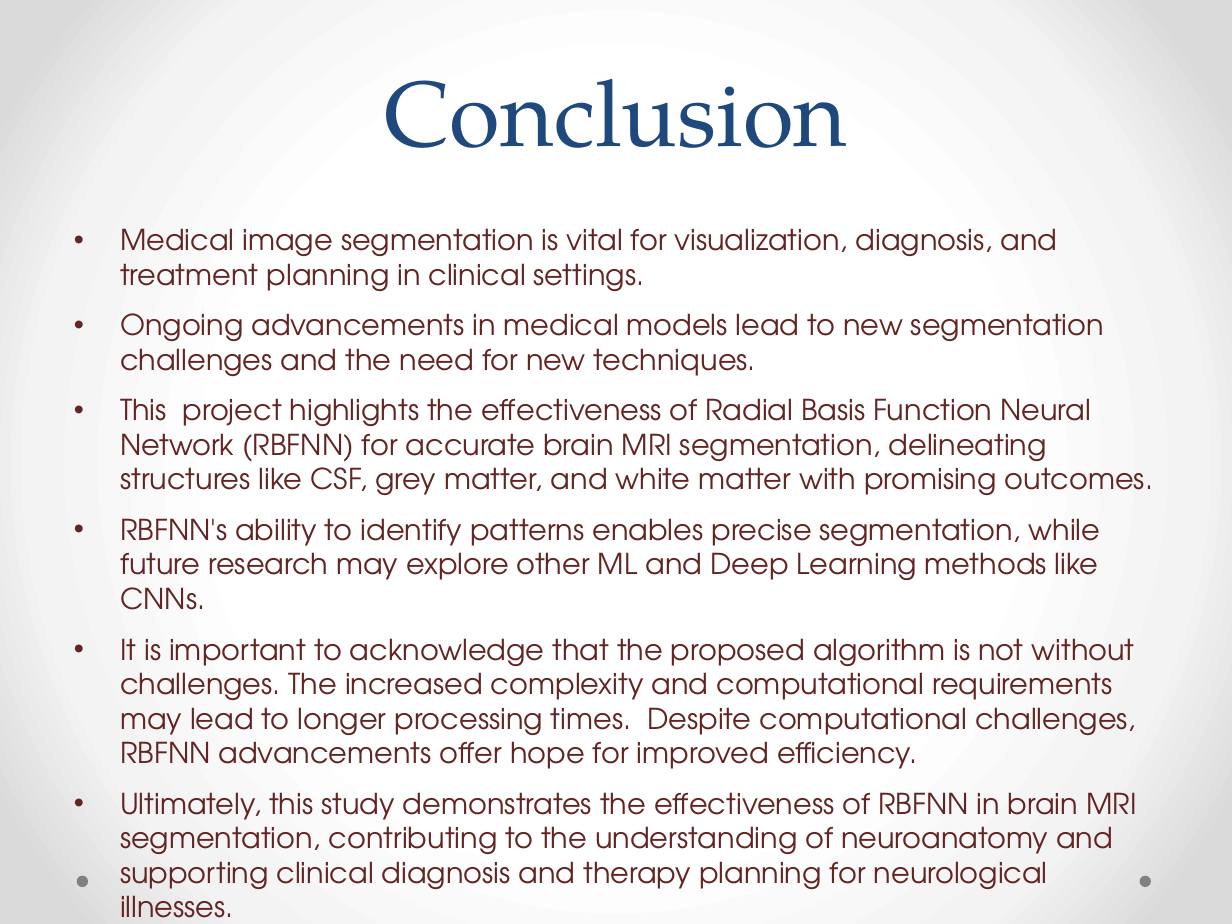
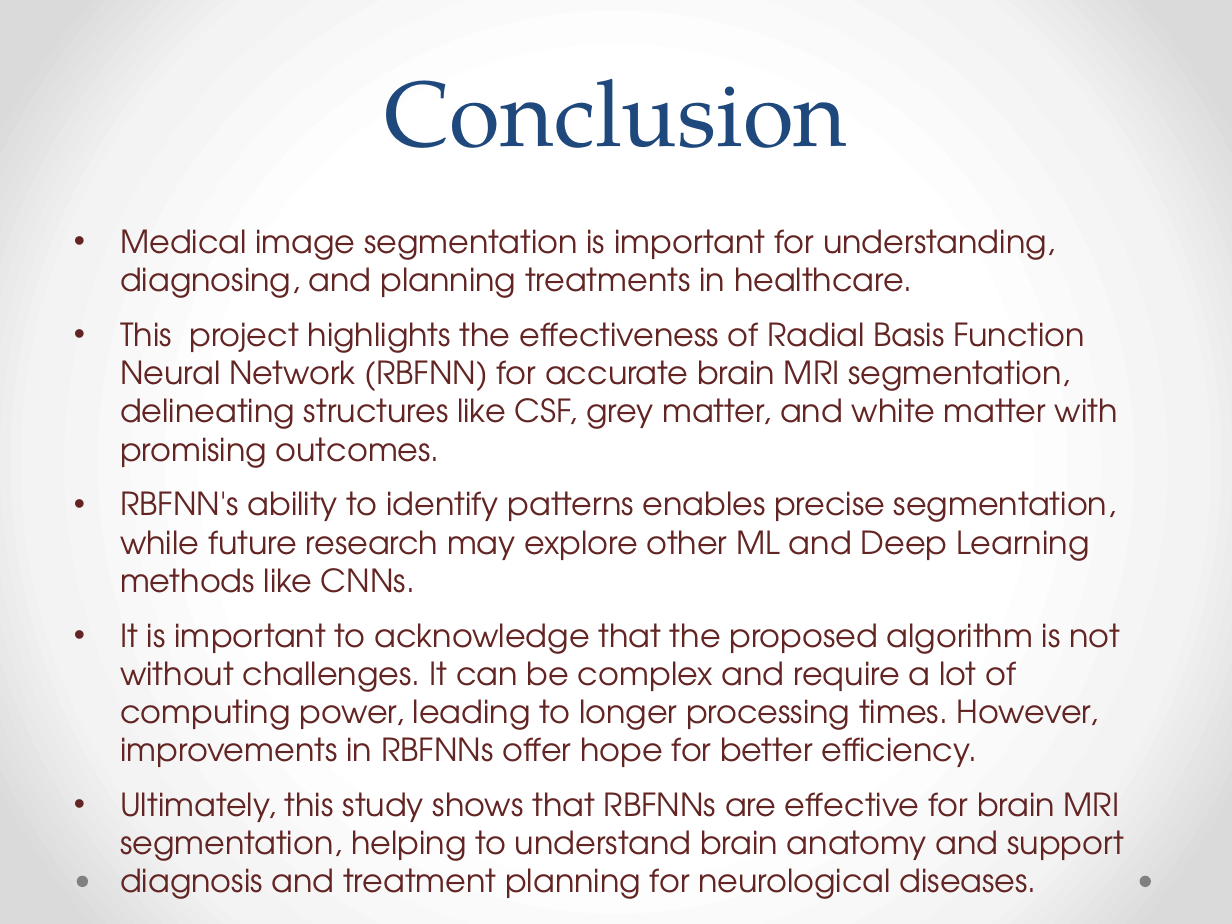
Before and after one commit to shrutipathak12321/Brain-Segmentation-using-RBFNN, a slide deck: slide 28 of Project_presentation.pptx. Drawn at 1232x924 pixels with LibreOffice and Linux fonts; fonts in the diff are those of the drawing. Boxes give left, top, right and bottom in pixels: in the first picture for what was removed or moved away, otherwise in the second. Text is boxed around its words. In the diff, an @@ line names an element or a change of style, - is before the commit and + after.

```diff
--- a/Project_presentation.pptx
+++ b/Project_presentation.pptx
@@ text at (120, 229, 1056, 298): text changed; size 16.8 to 18.6 pt @@
-• Medical image segmentation is vital for visualization, diagnosis, and treatment planning in clinical settings.
-• Ongoing advancements in medical models lead to new segmentation challenges and the need for new techniques.
+• Medical image segmentation is important for understanding, diagnosing, and planning treatments in healthcare.
@@ text at (120, 322, 1118, 593): size 16.8 to 18.6 pt in "This project highlights the effectiveness of Radial ...", "RBFNN's ability to identify patterns enables precise ..." @@
@@ text at (120, 623, 1125, 899): text changed; size 16.8 to 18.6 pt @@
-• It is important to acknowledge that the proposed algorithm is not without challenges. The increased complexity and computational requirements may lead to longer processing times. Despite computational challenges, RBFNN advancements offer hope for improved efficiency.
-• Ultimately, this study demonstrates the effectiveness of RBFNN in brain MRI segmentation, contributing to the understanding of neuroanatomy and supporting clinical diagnosis and therapy planning for neurological illnesses.
+• It is important to acknowledge that the proposed algorithm is not without challenges. It can be complex and require a lot of computing power, leading to longer processing times. However, improvements in RBFNNs offer hope for better efficiency.
+• Ultimately, this study shows that RBFNNs are effective for brain MRI segmentation, helping to understand brain anatomy and support diagnosis and treatment planning for neurological diseases.
```
Also in this commit, not shown: 9 other slides changed, 1 slide added, 1 slide removed, 2 other files.
